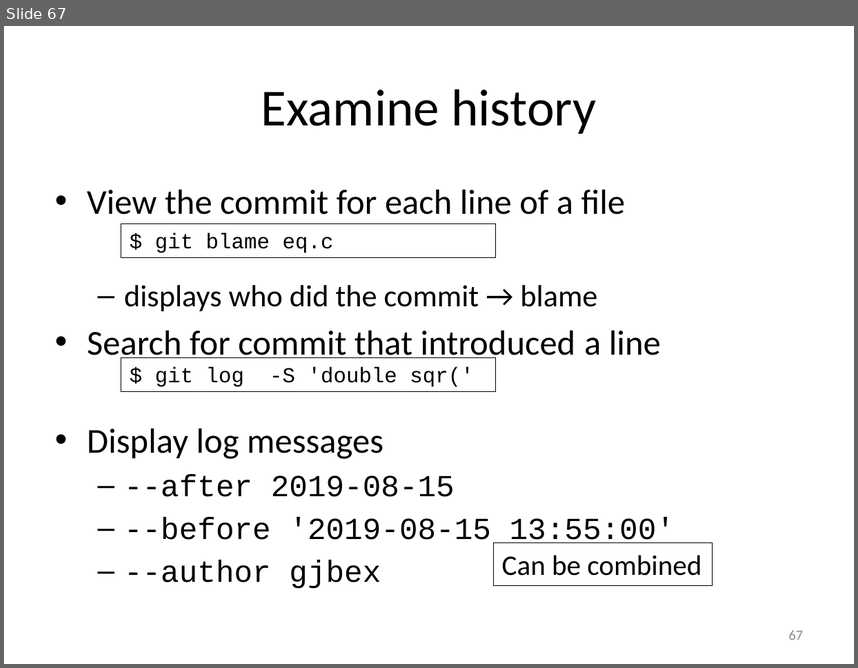
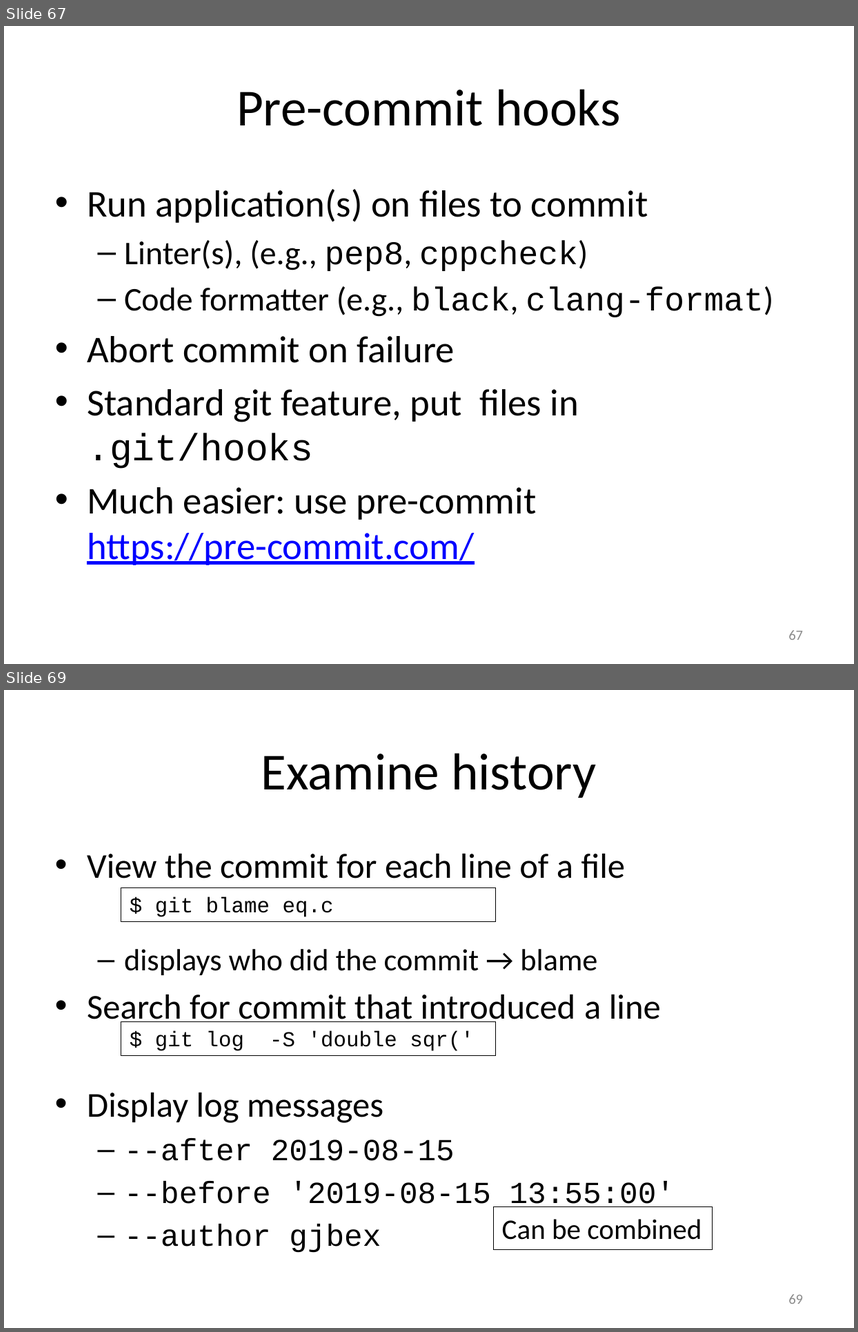
Before and after one commit to gjbex/Version-control-with-git, a slide deck: version_control_git.pptx. Shown one above the other, each under a label of ours: slide 67 before the commit, slides 67 and 69 after it; the slides between them are not shown. The pictures are 858x668 and 858x1332 pixels, drawn with LibreOffice and Linux fonts; fonts in the diff are those of the drawing. Boxes give left, top, right and bottom in pixels: in the first picture for what was removed or moved away, otherwise in the second. Text is boxed around its words. In the diff, an @@ line names an element or a change of style, - is before the commit and + after.

Commit message:
Add slides on pre-commit hooks

```diff
--- a/version_control_git.pptx
+++ b/version_control_git.pptx
@@ slide 67 added at (4,26,854,664), background #FFFFFF @@
@@ title added at (237,89,621,126), 44 pt, text #000000 @@
+Pre-commit hooks
@@ text added at (87,189,773,565), 32 pt, text #000000 @@
+• Run application(s) on files to commit
+  – Linter(s), (e.g., pep8, cppcheck)
+  – Code formatter (e.g., black, clang-format)
+• Abort commit on failure
+• Standard git feature, put files in .git/hooks
+• Much easier: use pre-commit
+  https://pre-commit.com/
@@ page number added at (789,630,803,639), 12 pt, text #8C8C8C @@
+67
@@ what was slide 67 is now slide 69 @@
@@ page number at (789,1294,803,1303): text changed @@
-67
+69
```
Also in this commit, not shown: 1 other slide added.
